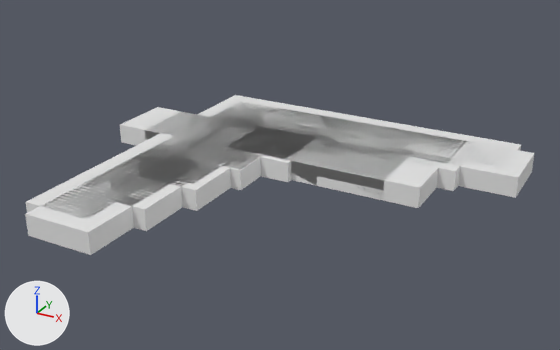
What one commit did to the FBX model Assets/models/draha/zakruta2x2hranata.fbx.
The view is the same before and after, from a camera (50 mm lens) standing at (53.5, -94.8, 43.8) and looking at (6.0, -8.5, 0.6). Every picture has the same lights, and +X, +Y and +Z are marked at lower left. Where no turn or scale is listed for an object, it has been applied to the vertices.

The scene before the commit, as lines of its bpy script (objects in view):
```python
ob_rovnacesta2x1 = bpy.data.objects.new('rovnacesta2x1', me_cube_015)
ob_rovnacesta2x1.location = (0.0, 0.0, 0.0)
ob_rovnacesta4x1 = bpy.data.objects.new('rovnacesta4x1', me_cube_017)
ob_rovnacesta4x1.location = (0.0, 0.0, 0.0)
ob_rovnacesta5x1 = bpy.data.objects.new('rovnacesta5x1', me_cube_018)
ob_rovnacesta5x1.location = (0.0, 0.0, 0.0)
ob_zakruta2x2_obla = bpy.data.objects.new('zakruta2x2_obla', me_cube_023)
ob_zakruta2x2_obla.location = (0.0, 0.0, 0.0)
ob_zakruta3x3_obla = bpy.data.objects.new('zakruta3x3_obla', me_cube_021)
ob_zakruta3x3_obla.location = (0.0, 0.0, 0.0)
ob_zakruta3x3hranata = bpy.data.objects.new('zakruta3x3hranata', me_cube_009)
ob_zakruta3x3hranata.location = (0.0, 0.0, 0.0)
ob_zakruta4x4_obla = bpy.data.objects.new('zakruta4x4_obla', me_cube_024)
ob_zakruta4x4_obla.location = (0.0, 0.0, 0.0)
ob_zakruta4x4hranata = bpy.data.objects.new('zakruta4x4hranata', me_cube_012)
ob_zakruta4x4hranata.location = (0.0, 0.0, 0.0)
ob_zakruta_1x1_obla = bpy.data.objects.new('zakruta 1x1_obla', me_cube_022)
ob_zakruta_1x1_obla.location = (0.0, 0.0, 0.0)
# also in view: 'zakruta5x5_obla' at (10.5, -10.5, 0.0); 'zakruta2x2hranata' at (1.2, -1.3, 0.0); 'zakruta5x5hranata' at (8.0, -8.0, 0.0)
```
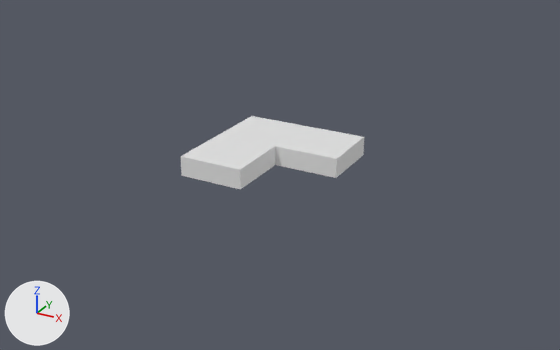
The newer file is also rescaled (x0.244), turned or shifted as a whole; pictures and numbers use the older file's frame.

Patch to the scene script:
```diff
--- a/Assets/models/draha/zakruta2x2hranata.fbx.py
+++ b/Assets/models/draha/zakruta2x2hranata.fbx.py
@@ me_cube_011 @@
 # used by ob_zakruta2x2hranata; location = (0.0, 0.0, 0.0)
-me_cube_011.from_pydata(...)  # 16 vertices, 14 faces; spans x -8.8..11.2, y -11.3..8.8, z -1.5..1.5
+me_cube_011.from_pydata(...)  # 16 vertices, 14 faces; spans x -8.8..11.2, y -11.3..8.7, z -1.5..1.5
+# me_cube_011 part 1
+# 14 faces are deleted
+# 14 new faces join them
 me_cube_011.materials.append(mat_material)
@@ ob_zakruta4x4_obla @@
-ob_zakruta4x4_obla = bpy.data.objects.new('zakruta4x4_obla', me_cube_024)
-ob_zakruta4x4_obla.location = (0.0, 0.0, 0.0)
@@ ob_rovnacesta5x1 @@
-ob_rovnacesta5x1 = bpy.data.objects.new('rovnacesta5x1', me_cube_018)
-ob_rovnacesta5x1.location = (0.0, 0.0, 0.0)
@@ ob_rovnacesta4x1 @@
-ob_rovnacesta4x1 = bpy.data.objects.new('rovnacesta4x1', me_cube_017)
-ob_rovnacesta4x1.location = (0.0, 0.0, 0.0)
@@ ob_zakruta_1x1_obla @@
-ob_zakruta_1x1_obla = bpy.data.objects.new('zakruta 1x1_obla', me_cube_022)
-ob_zakruta_1x1_obla.location = (0.0, 0.0, 0.0)
@@ ob_rovnacesta2x1 @@
-ob_rovnacesta2x1 = bpy.data.objects.new('rovnacesta2x1', me_cube_015)
-ob_rovnacesta2x1.location = (0.0, 0.0, 0.0)
@@ ob_zakruta3x3hranata @@
-ob_zakruta3x3hranata = bpy.data.objects.new('zakruta3x3hranata', me_cube_009)
-ob_zakruta3x3hranata.location = (0.0, 0.0, 0.0)
@@ ob_zakruta4x4hranata @@
-ob_zakruta4x4hranata = bpy.data.objects.new('zakruta4x4hranata', me_cube_012)
-ob_zakruta4x4hranata.location = (0.0, 0.0, 0.0)
@@ ob_zakruta2x2_obla @@
-ob_zakruta2x2_obla = bpy.data.objects.new('zakruta2x2_obla', me_cube_023)
-ob_zakruta2x2_obla.location = (0.0, 0.0, 0.0)
@@ ob_rovnacesta3x1 @@
-ob_rovnacesta3x1 = bpy.data.objects.new('rovnacesta3x1', me_cube_016)
-ob_rovnacesta3x1.location = (0.0, 0.0, 0.0)
@@ ob_zakruta5x5_obla @@
-ob_zakruta5x5_obla = bpy.data.objects.new('zakruta5x5_obla', me_cube_025)
-ob_zakruta5x5_obla.location = (0.0, 0.0, 0.0)
@@ ob_zakruta3x3_obla @@
-ob_zakruta3x3_obla = bpy.data.objects.new('zakruta3x3_obla', me_cube_021)
-ob_zakruta3x3_obla.location = (0.0, 0.0, 0.0)
@@ ob_zakruta5x5hranata @@
-ob_zakruta5x5hranata = bpy.data.objects.new('zakruta5x5hranata', me_cube_013)
-ob_zakruta5x5hranata.location = (0.0, 0.0, 0.0)
```

Where the change shows, as pixel boxes [x1, y1, x2, y2] in the pictures (560 x 350 px; the box of a moved part takes in the faces that stretch with it):
'zakruta5x5_obla', deleted: before [25, 108, 534, 255]
'zakruta5x5hranata', deleted: before [26, 95, 521, 219]
'rovnacesta5x1', deleted: before [120, 107, 442, 208]
'zakruta4x4_obla', deleted: before [84, 113, 474, 231]
'zakruta3x3_obla', deleted: before [135, 119, 413, 211]
'rovnacesta4x1', deleted: before [169, 113, 410, 200]
'zakruta2x2_obla', deleted: before [184, 121, 365, 190]
'zakruta3x3hranata', deleted: before [133, 108, 411, 184]
'zakruta4x4hranata', deleted: before [84, 101, 459, 200]
'zakruta 1x1_obla', deleted: before [229, 135, 316, 182]
'rovnacesta3x1', deleted: before [172, 117, 350, 191]
'rovnacesta2x1', deleted: before [200, 122, 313, 163]
part 1 of me_cube_011, moved or reshaped: before [190, 116, 363, 169]; after [180, 116, 364, 189]
